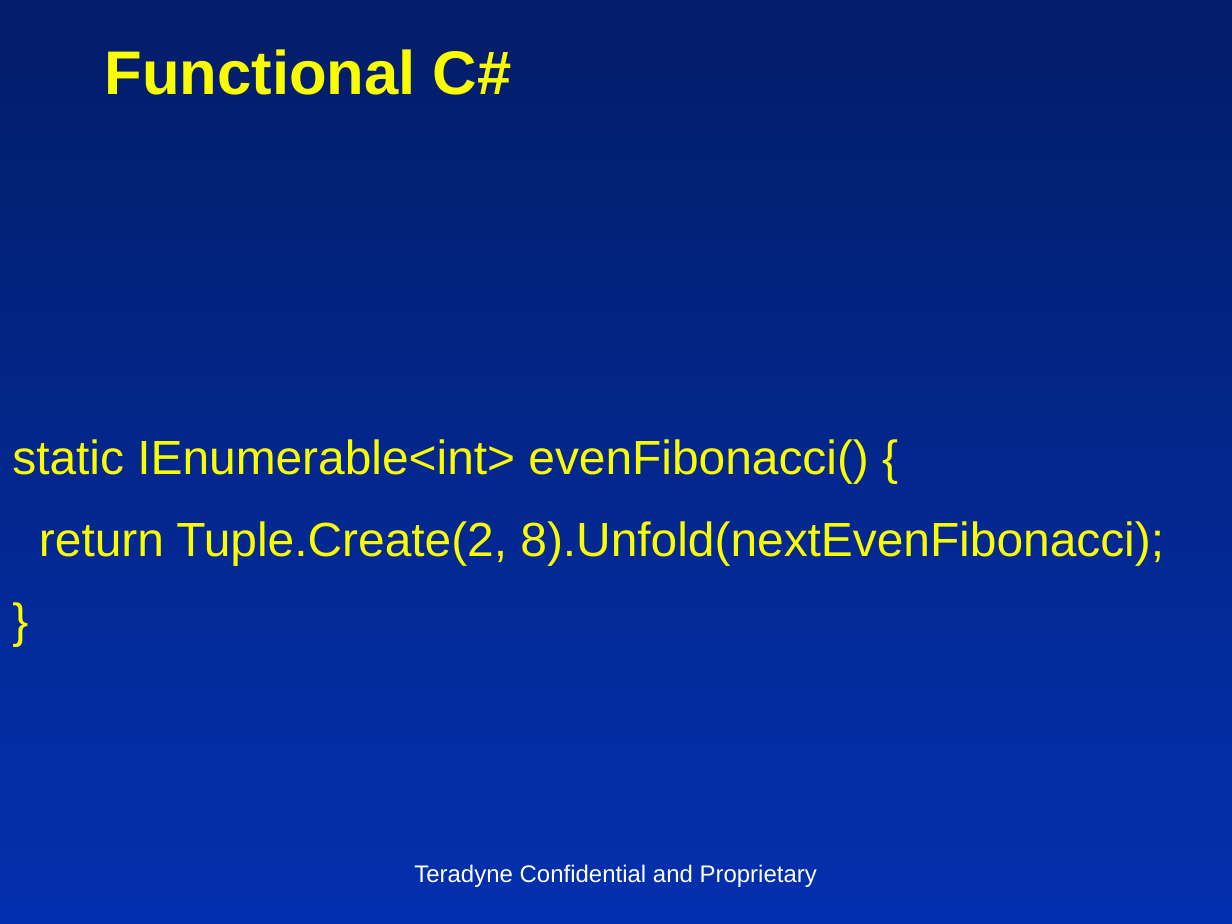
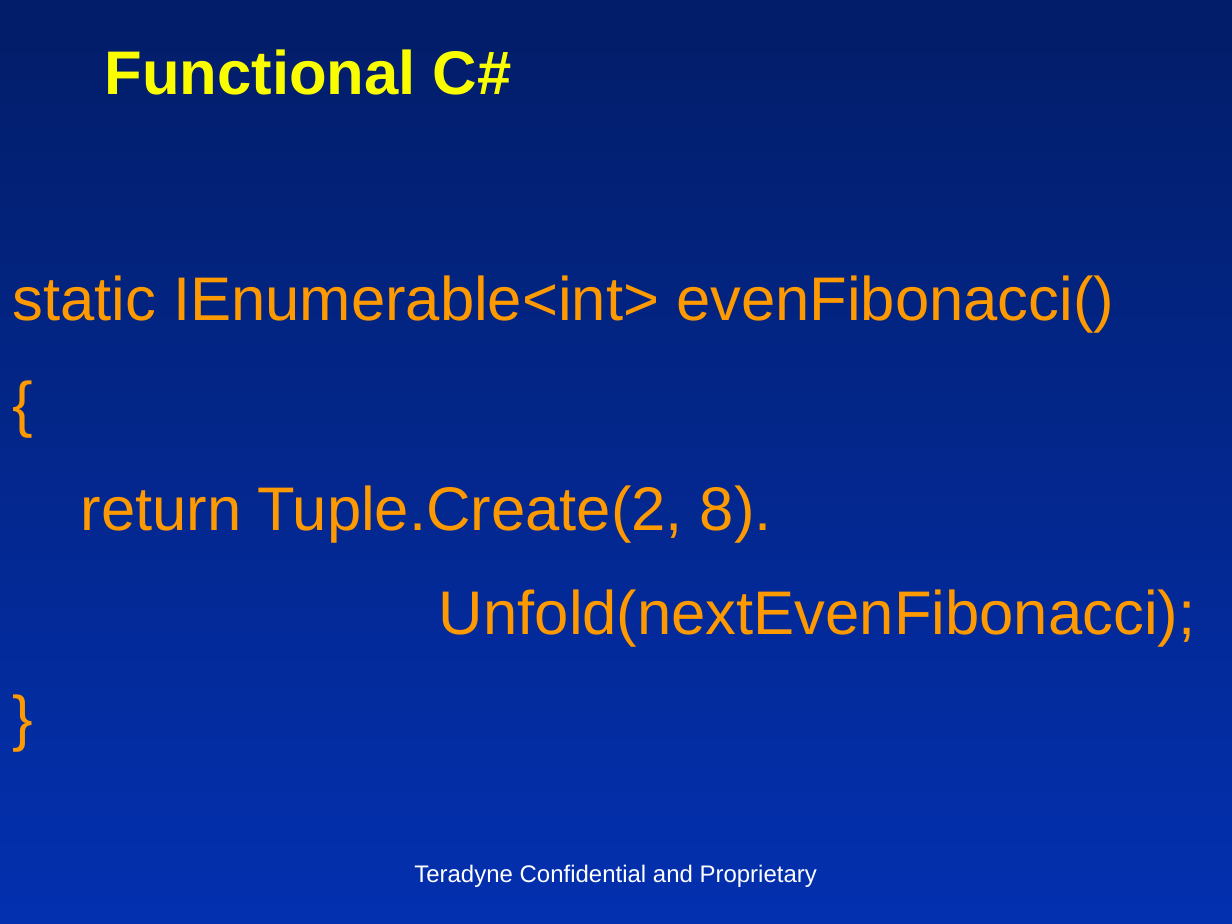
Before and after one commit to insideoutclub/Euler, a slide deck: slide 24 of FiveEasyPieces2.pptx. Drawn at 1232x924 pixels with LibreOffice and Linux fonts; fonts in the diff are those of the drawing. Boxes give left, top, right and bottom in pixels: in the first picture for what was removed or moved away, otherwise in the second. Text is boxed around its words. In the diff, an @@ line names an element or a change of style, - is before the commit and + after.

```diff
--- a/FiveEasyPieces2.pptx
+++ b/FiveEasyPieces2.pptx
@@ text "static IEnumerable<int> evenFibonacci()" at (x1=12, y1=275, x2=1195, y2=646): size 28 to 36 pt, text colour #FAFD00 to #FF9900 in "}"; more space between paragraphs @@
@@ text at (x1=12, y1=275, x2=1195, y2=646): text changed; size 28 to 36 pt; text colour #FAFD00 to #FF9900 @@
-static IEnumerable<int> evenFibonacci() {
-return Tuple.Create(2, 8).Unfold(nextEvenFibonacci);
+static IEnumerable<int> evenFibonacci()
+{
+return Tuple.Create(2, 8).
+Unfold(nextEvenFibonacci);
```
Also in this commit, not shown: 15 other slides changed, 1 other file.
